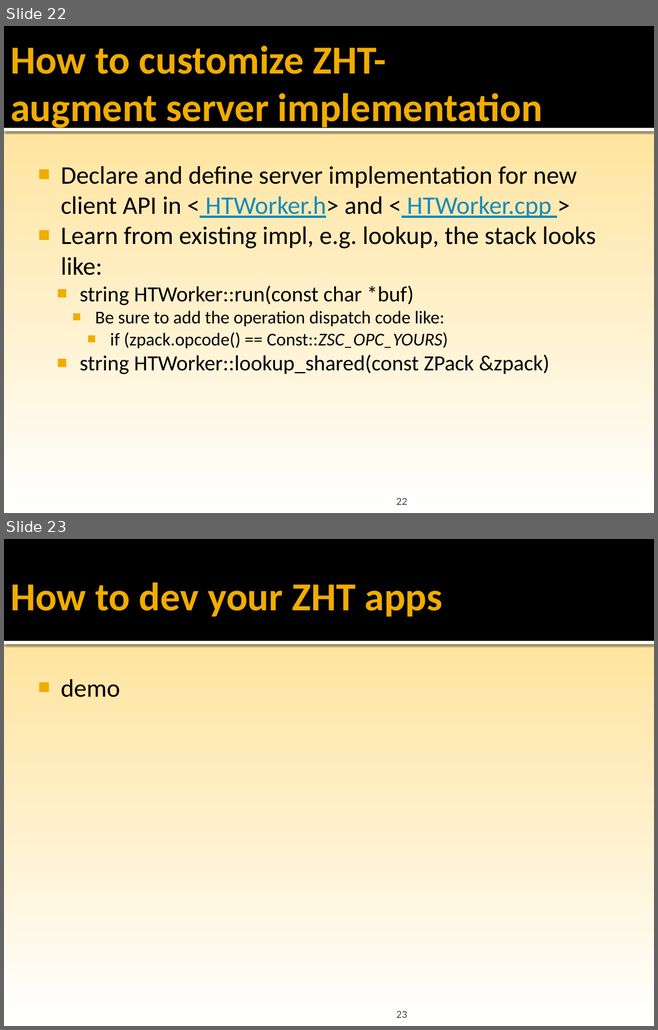
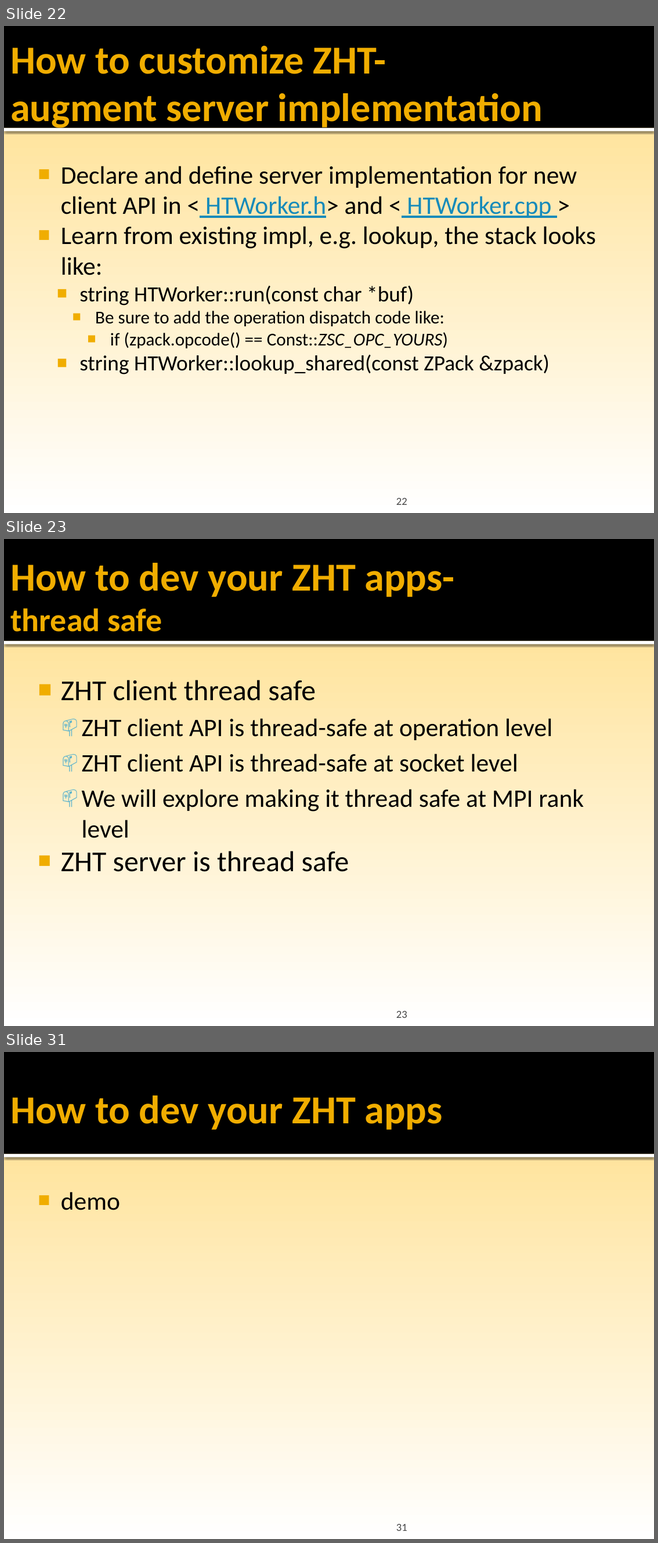
Before and after one commit to datasys/zht, a slide deck: doc/ZHT-dev-tutorial-CS554@cs.iit.pptx. Shown one above the other, each under a label of ours: slides 22 and 23 before the commit, slides 22, 23 and 31 after it; the slides between them are not shown. The pictures are 658x1030 and 658x1543 pixels, drawn with LibreOffice and Linux fonts; fonts in the diff are those of the drawing; background and template pictures are left out. Boxes give left, top, right and bottom in pixels: in the first picture for what was removed or moved away, otherwise in the second. Text is boxed around its words. In the diff, an @@ line names an element or a change of style, - is before the commit and + after.

```diff
--- a/doc/ZHT-dev-tutorial-CS554@cs.iit.pptx
+++ b/doc/ZHT-dev-tutorial-CS554@cs.iit.pptx
@@ slide 23 added at [4, 539, 654, 1026], background gradient #FFC000 to #FFE193 to #FFFFFF; not listed: 2 template elements that a slide beside it also shows @@
@@ title added at [10, 563, 455, 632], 44 pt, text #F0AD00, bold @@
+How to dev your ZHT apps-
+thread safe
@@ text added at [61, 680, 583, 872], 28 pt, text #000000 @@
+■ ZHT client thread safe
+  📫 ZHT client API is thread-safe at operation level
+  📫 ZHT client API is thread-safe at socket level
+  📫 We will explore making it thread safe at MPI rank level
+■ ZHT server is thread safe
@@ page number added at [396, 1011, 407, 1018], 12 pt, text #454545 @@
+23
@@ what was slide 23 is now slide 31 @@
@@ page number at [396, 1524, 407, 1531]: text changed @@
-23
+31
```
Also in this commit, not shown: 2 slides changed, 7 other slides added, 1 other file.
